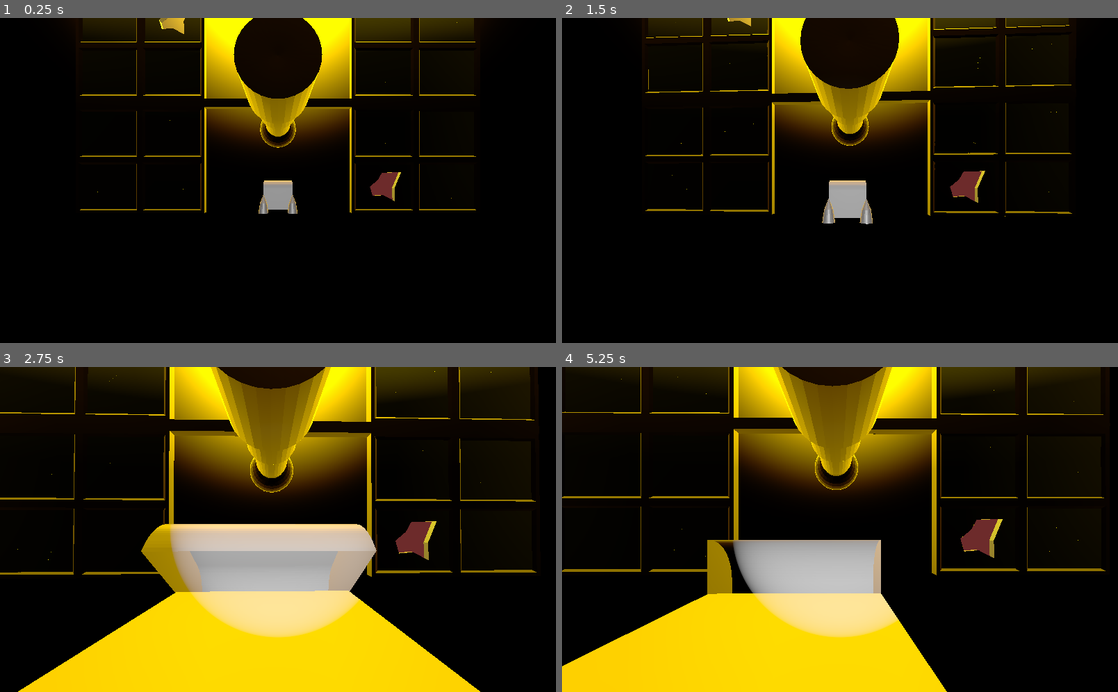
Above: before the commit, frames 1-4 (two rows, left to right).
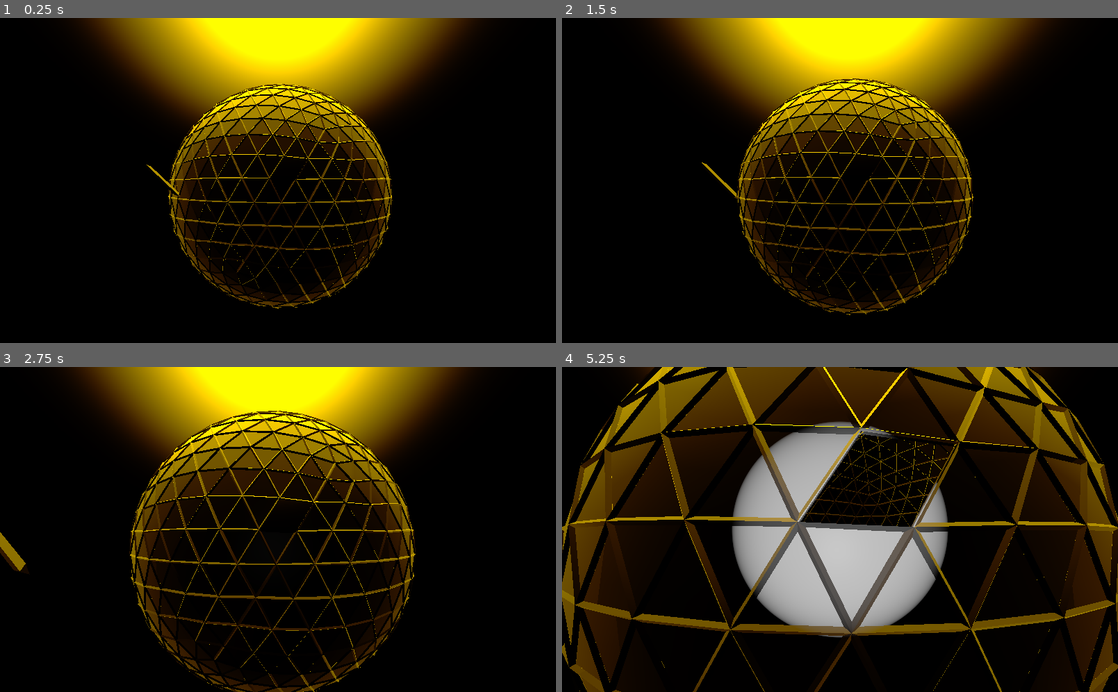
Above: after the commit, the same moments.

Repository: rcorre/wildjam-38
Game: Godot game, scene res://scenes/Space.tscn
The game is run twice, just before and just after one commit, with the same random seed, the same clock (stepped at 60 frames per second) and the same inputs.
Inputs (mouse positions are in pixels of both pictures, inside the frame that each line leads up to):
- Up to frame 1 (0.25 s): no input
- Up to frame 2 (1.5 s): tap Enter at 0.5 s; move the mouse to (867, 180) at 0.52 s; press the mouse at (867, 180) at 0.53 s; hold W (forward) from 0.53 s (still down); move the mouse to (812, 180) at 1.27 s; release the mouse at (812, 180) at 1.28 s; click (812, 180) at 1.35 s
- Up to frame 3 (2.75 s): keep holding W (forward); move the mouse to (289, 523) at 2.02 s; press the mouse at (289, 523) at 2.03 s
- Up to frame 4 (5.25 s): keep holding W (forward); move the mouse to (834, 536) at 2.77 s; release the mouse at (834, 536) at 2.78 s; click (834, 536) at 2.85 s; move the mouse to (878, 532) at 3.52 s; press the mouse at (878, 532) at 3.53 s; move the mouse to (795, 526) at 4.27 s; release the mouse at (795, 526) at 4.28 s; click (795, 526) at 4.35 s; move the mouse to (845, 529) at 5.02 s; press the mouse at (845, 529) at 5.03 s

The runs differ from the first frame. In frame 1, 21% of the frame differs, in the area x 14-86%, y 0-90%; in frame 2, 22%; in frame 3, 47%; in frame 4, 61%, in the area x 0-100%, y 0-100%.
Error before the commit: Invalid call. Nonexistent function 'on_interact (via call)' in base 'KinematicBody (SpaceChest.gd)'. (res://scenes/InteractRay.gd:27)

Commit message:
Repair space dome bars.

Diff:
--- /dev/null
+++ b/SpaceDomeBar.gd
@@ -0,0 +1,19 @@
+extends Spatial
+
+const SPEED := 5.0
+
+var grab_point: Spatial = null
+
+func _ready():
+	add_to_group("grabbable")
+
+func _physics_process(delta: float):
+	if grab_point:
+		var dest := grab_point.global_transform
+		global_transform = global_transform.interpolate_with(dest, delta * SPEED)
+
+func on_interact_hover(on: bool):
+	pass
+
+func on_grab(grabber: Spatial):
+	grab_point = grabber
--- a/project.godot
+++ b/project.godot
@@ -13,6 +13,10 @@
 config/name="wildjam38"
 run/main_scene="res://scenes/Space.tscn"
 config/icon="res://icon.png"
+
+[debug]
+
+gdscript/warnings/return_value_discarded=false
 
 [importer_defaults]
 
@@ -1112,6 +1116,7 @@
 
 3d_physics/layer_1="default"
 3d_physics/layer_2="interact"
+3d_physics/layer_3="domebar"
 
 [physics]
 
--- /dev/null
+++ b/scenes/DamagedDomeArea.gd
@@ -0,0 +1,9 @@
+extends Area
+
+func _ready():
+	connect("body_entered", self, "_on_body_entered")
+
+func _on_body_entered(body: Node):
+	get_parent().set_visible(true)
+	body.queue_free()
+	queue_free()
--- a/scenes/InteractRay.gd
+++ b/scenes/InteractRay.gd
@@ -24,4 +24,7 @@
 
 func _unhandled_input(ev: InputEvent):
 	if ev.is_action_pressed("interact") and cur:
-		cur.call("on_interact")
+		if cur.has_method("on_interact"):
+			cur.call("on_interact")
+		elif cur.has_method("on_grab"):
+			cur.call("on_grab", $GrabPoint)
--- a/scenes/Player.tscn
+++ b/scenes/Player.tscn
@@ -23,7 +23,11 @@
 spot_angle_attenuation = 3.73214
 
 [node name="InteractRay" type="RayCast" parent="."]
+transform = Transform( 1, 0, 0, 0, 1, 0, 0, 0, 1, 0, 1, 0 )
 enabled = true
 cast_to = Vector3( 0, 0, -8 )
 collision_mask = 2
 script = ExtResource( 2 )
+
+[node name="GrabPoint" type="Spatial" parent="InteractRay"]
+transform = Transform( 1, 0, 0, 0, 1, 0, 0, 0, 1, 0, -0.656987, -3 )
--- a/scenes/Space.tscn
+++ b/scenes/Space.tscn
@@ -1,21 +1,24 @@
-[gd_scene load_steps=5 format=2]
+[gd_scene load_steps=7 format=2]
 
 [ext_resource path="res://scenes/SpaceChest.tscn" type="PackedScene" id=1]
 [ext_resource path="res://scenes/Player.tscn" type="PackedScene" id=2]
 [ext_resource path="res://scenes/Sattelite.tscn" type="PackedScene" id=3]
 [ext_resource path="res://scenes/Asteroid.tscn" type="PackedScene" id=4]
+[ext_resource path="res://scenes/SpaceDome.tscn" type="PackedScene" id=5]
+[ext_resource path="res://scenes/SpaceDomeBar.tscn" type="PackedScene" id=6]
 
 [node name="Space" type="Spatial"]
 
 [node name="SpaceChest" parent="." instance=ExtResource( 1 )]
-transform = Transform( -4.37114e-08, 0, 1, 0, 1, 0, -1, 0, -4.37114e-08, 0, 0, -17 )
+transform = Transform( -4.37114e-08, 0, 1, 0, 1, 0, -1, 0, -4.37114e-08, 0, -15.6067, -17 )
 
 [node name="Player" parent="." instance=ExtResource( 2 )]
 
 [node name="Sattelite" parent="." instance=ExtResource( 3 )]
-transform = Transform( -1, 0, -8.74228e-08, 0, 1, 0, 8.74228e-08, 0, -1, 0, 20, -54 )
+transform = Transform( -1, 0, -8.74228e-08, 0, 1, 0, 8.74228e-08, 0, -1, 92, 91, -149 )
 
 [node name="Asteroids" type="Spatial" parent="."]
+transform = Transform( 1, 0, 0, 0, 1, 0, 0, 0, 1, 0, 79, -24 )
 
 [node name="Asteroid" parent="Asteroids" instance=ExtResource( 4 )]
 transform = Transform( 1, 0, 0, 0, 1, 0, 0, 0, 1, 24, 40, -21 )
@@ -25,3 +28,9 @@
 
 [node name="Asteroid3" parent="Asteroids" instance=ExtResource( 4 )]
 transform = Transform( 1, 0, 0, 0, 1, 0, 0, 0, 1, 51, 21, 31 )
+
+[node name="SpaceDome" parent="." instance=ExtResource( 5 )]
+transform = Transform( 1, 0, 0, 0, 1, 0, 0, 0, 1, 0.758179, -4.09362, -92.3452 )
+
+[node name="SpaceDomeBar" parent="." instance=ExtResource( 6 )]
+transform = Transform( 0.764126, -0.644693, 0.0219671, -0.602874, -0.725844, -0.331199, 0.229467, 0.239835, -0.943305, -13.7236, 1, -27.674 )
--- /dev/null
+++ b/scenes/SpaceDome.tscn
@@ -0,0 +1,30 @@
+[gd_scene load_steps=5 format=2]
+
+[ext_resource path="res://assets/models/SpaceDome.glb" type="PackedScene" id=1]
+[ext_resource path="res://scenes/DamagedDomeArea.gd" type="Script" id=2]
+
+[sub_resource type="BoxShape" id=1]
+extents = Vector3( 0.46906, 2.96619, 0.320782 )
+
+[sub_resource type="SphereShape" id=2]
+radius = 40.0016
+
+[node name="SpaceDome" instance=ExtResource( 1 )]
+
+[node name="DamagedSection" parent="." index="2"]
+visible = false
+
+[node name="DamagedBar" parent="." index="3"]
+visible = false
+
+[node name="Area" type="Area" parent="DamagedBar" index="0"]
+collision_layer = 0
+collision_mask = 4
+script = ExtResource( 2 )
+
+[node name="CollisionShape" type="CollisionShape" parent="DamagedBar/Area" index="0"]
+transform = Transform( 0.91126, -0.411832, 0, 0.399261, 0.883444, 0.245189, -0.100977, -0.223431, 0.969475, 0, -4.76837e-07, 0 )
+shape = SubResource( 1 )
+
+[node name="CollisionShape" type="CollisionShape" parent="." index="4"]
+shape = SubResource( 2 )
--- /dev/null
+++ b/scenes/SpaceDomeBar.tscn
@@ -0,0 +1,14 @@
+[gd_scene load_steps=4 format=2]
+
+[ext_resource path="res://assets/models/SpaceDomeBar.glb" type="PackedScene" id=1]
+[ext_resource path="res://SpaceDomeBar.gd" type="Script" id=2]
+
+[sub_resource type="BoxShape" id=1]
+extents = Vector3( 3.04928, 0.166761, 0.187559 )
+
+[node name="SpaceDomeBar" instance=ExtResource( 1 )]
+collision_layer = 7
+script = ExtResource( 2 )
+
+[node name="CollisionShape" type="CollisionShape" parent="." index="1"]
+shape = SubResource( 1 )
Binary file added: assets/models/SpaceDome.glb
Not shown, added: assets/models/SpaceDome.glb.import
Binary file added: assets/models/SpaceDomeBar.glb
Not shown, added: assets/models/SpaceDomeBar.glb.import
Not shown, added: assets/models/SpaceDome.blend
Not shown, added: assets/models/SpaceDomeBar.blend
